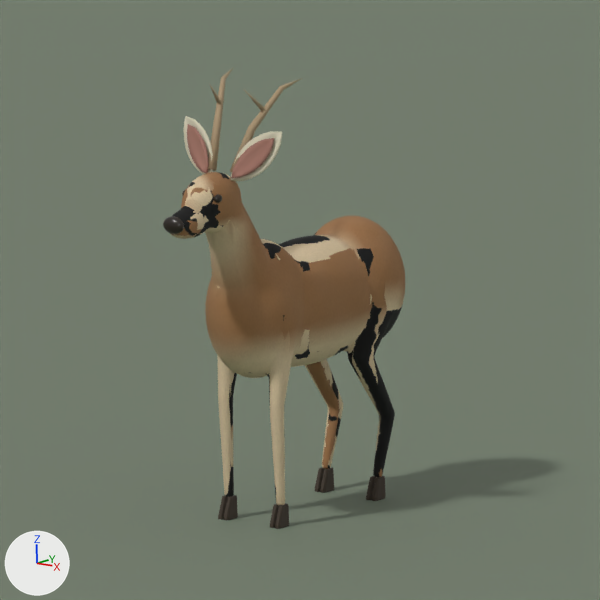
Before and after pictures for a commit that changed the Blender file ArtSource/Wildlife/Wildlife.blend.
Before and after are seen from the file's camera 'Camera'. Lighting does not change. The marker at lower left points along +X, +Y and +Z. The first picture is the older version.

Objects in the first picture: 'Deer_LOD0', 'Studio ground'.
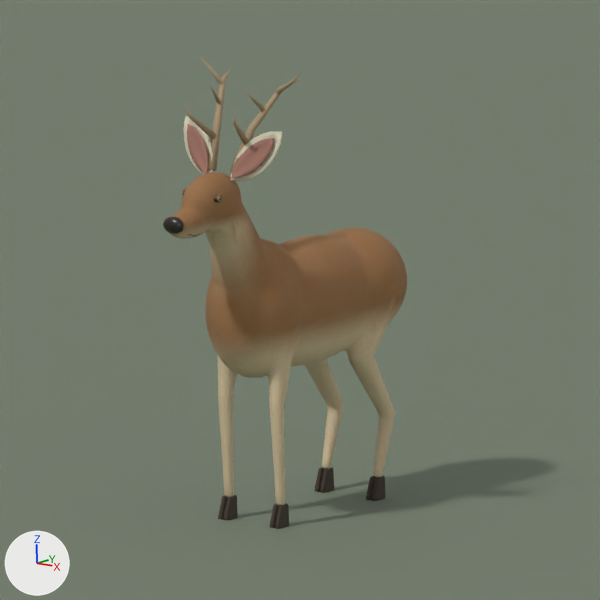
Pixel boxes [x1, y1, x2, y2] of what changed, in the pictures (600 x 600 px; the box of a moved part takes in the faces that stretch with it):
'Deer_LOD0', reshaped: before [163, 67, 405, 529]; after [163, 56, 407, 529]
part 1 of me_sphere, added: after [276, 72, 301, 94]
part 2 of me_sphere, added: after [185, 105, 216, 139]
part 3 of me_sphere, added: after [199, 56, 223, 85]
part 4 of me_sphere, added: after [233, 114, 248, 144]
part 5 of me_sphere, moved or reshaped: before [168, 190, 405, 529]; after [167, 188, 407, 465]
part 6 of me_sphere, deleted: before [281, 78, 302, 90]
part 7 of me_sphere, surface changed: [171, 172, 405, 497] in both

Edits to the bpy script that builds the scene:
```text
Add mat_sculptcoat:
    mat_sculptcoat = principled_material('SculptCoat')
    mat_sculptcoat.base_color = (0.32, 0.18, 0.09)  # brown #997655
    mat_sculptcoat.roughness = 0.8
Change me_sphere:
    used by ob_deer_lod0; location = (0.0, 0.0, 0.0)
    remove me_sphere.from_pydata(...)  # 7096 vertices, 10563 faces; spans x -0.28..0.28, y -1.01..0.77, z 0.0..2.13
    add me_sphere.from_pydata(...)  # 7320 vertices, 11410 faces; spans x -0.3..0.3, y -1.01..0.77, z 0.0..2.2
    me_sphere part 1: a new loose piece of 24 vertices spanning x 0.15..0.3, y -0.4..-0.37, z 2.07..2.2, in mat_deerantler (beige #aa9373)
    me_sphere part 2: a new loose piece of 23 vertices spanning x -0.15..-0.07, y -0.7..-0.53, z 1.85..2.04, in mat_deerantler (beige #aa9373)
    me_sphere part 3: a new loose piece of 23 vertices spanning x -0.3..-0.15, y -0.4..-0.37, z 2.07..2.2, in mat_deerantler (beige #aa9373)
    me_sphere part 4: a new loose piece of 23 vertices spanning x 0.07..0.15, y -0.7..-0.53, z 1.85..2.04, in mat_deerantler (beige #aa9373)
    me_sphere part 5: 198 vertices moved from x -0.25..0.25, y -0.99..0.65, z 0.7..1.65 to x -0.24..0.25, y -0.99..0.67, z 0.69..1.65; 1532 vertices removed from x -0.25..0.25, y -1.0..0.66, z 0.0..1.65; 1523 vertices added at x -0.25..0.25, y -0.99..0.69, z 0.12..1.64
    me_sphere part 6: 3 vertices removed from x 0.2, y -0.25, z 2.13
    me_sphere part 7: 3166 kept faces spanning x -0.25..0.25, y -1.01..0.67, z 0.1..1.73 get new texture (UV) coordinates
    other edits to the shape of me_sphere do not show in these pictures
    add me_sphere.materials.append(mat_sculptcoat)  # brown #997655
```
